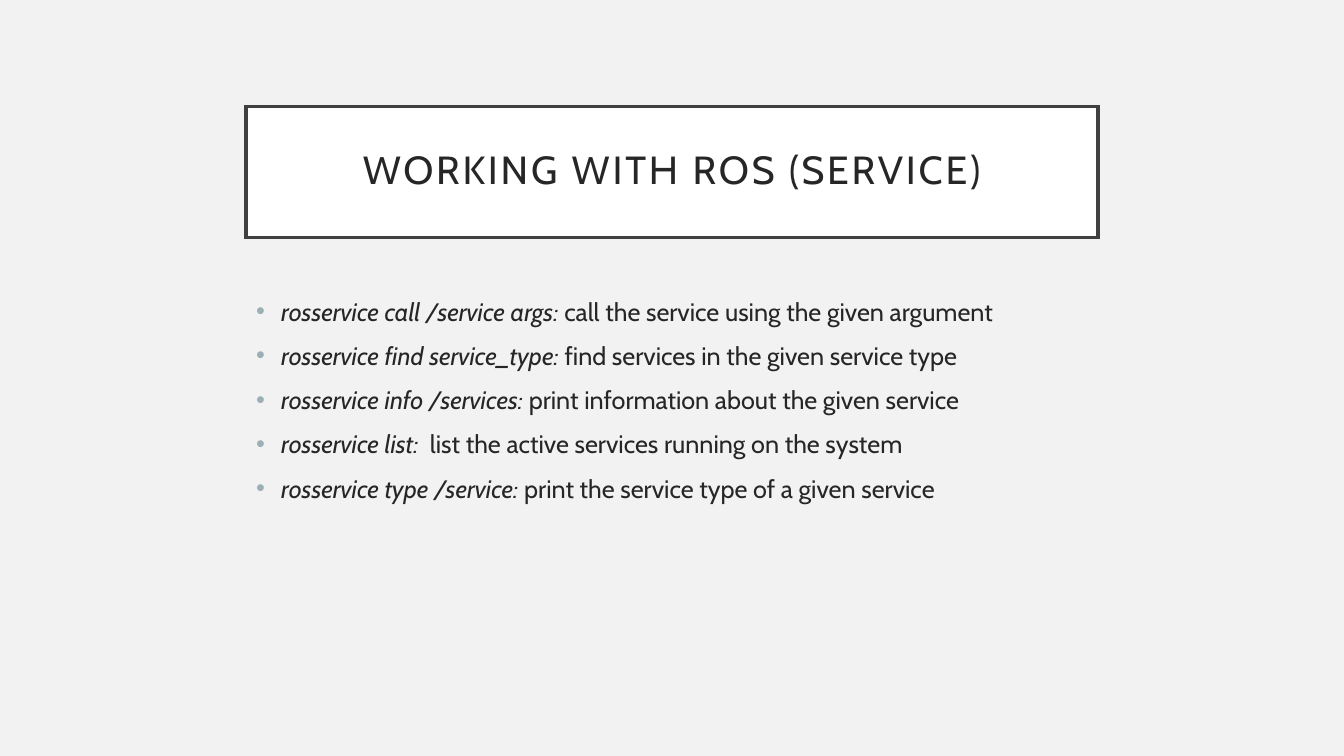
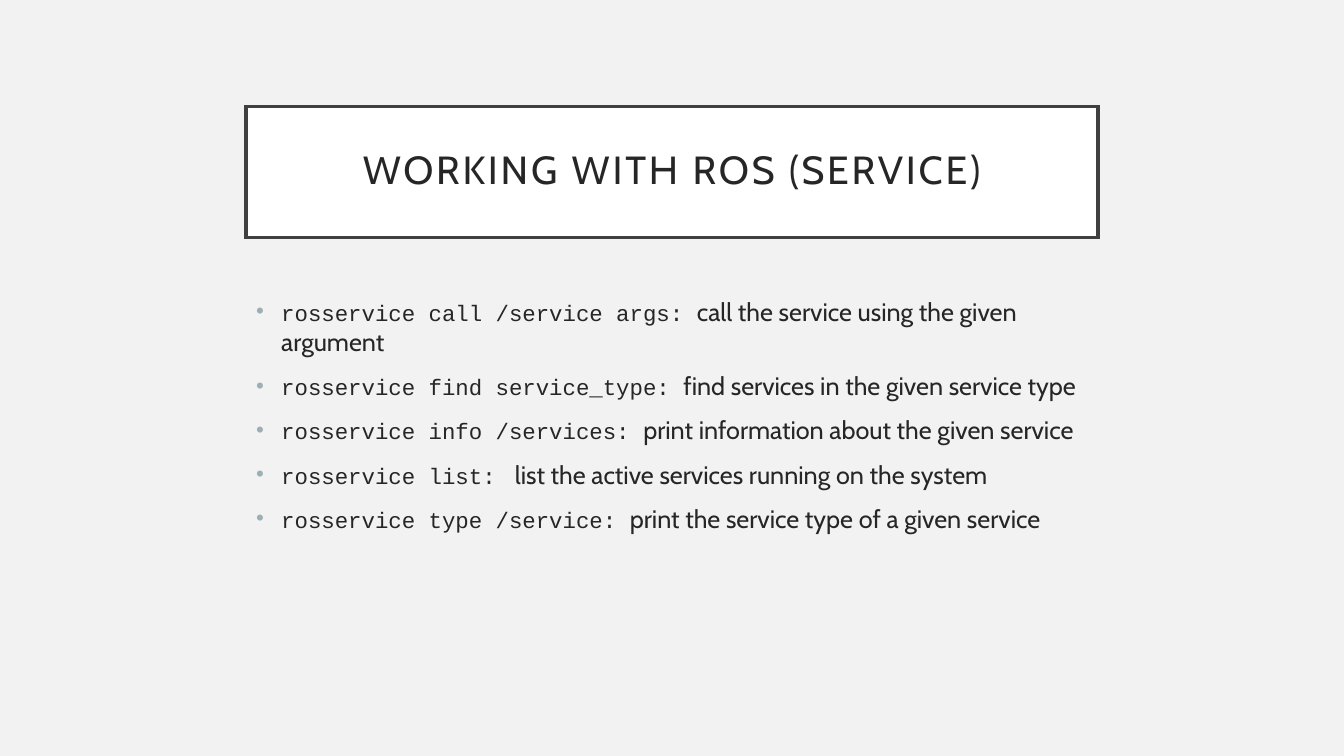
Before and after one commit to fpt-corp/DiRa, a slide deck: slide 25 of DiRa_Digital_Race_Software/Reference/ROS/Introduction to ROS.pptx. Drawn at 1344x756 pixels with LibreOffice and Linux fonts; fonts in the diff are those of the drawing. Boxes give left, top, right and bottom in pixels: in the first picture for what was removed or moved away, otherwise in the second. Text is boxed around its words. In the diff, an @@ line names an element or a change of style, - is before the commit and + after.

Commit message:
Add ROS topic communication slide, update the formatting of the Introduction slide

```diff
--- a/DiRa_Digital_Race_Software/Reference/ROS/Introduction to ROS.pptx
+++ b/DiRa_Digital_Race_Software/Reference/ROS/Introduction to ROS.pptx
@@ text "rosservice call /service args: call ..." at (281,302,1076,534): size 18 to 16 pt, font Cabin to Courier New, italic off in "rosservice call /service args:", "rosservice find service_type:", "rosservice info /services:", "rosservice list:" and 1 more places @@
```
Also in this commit, not shown: 7 other slides changed, 1 other file.
